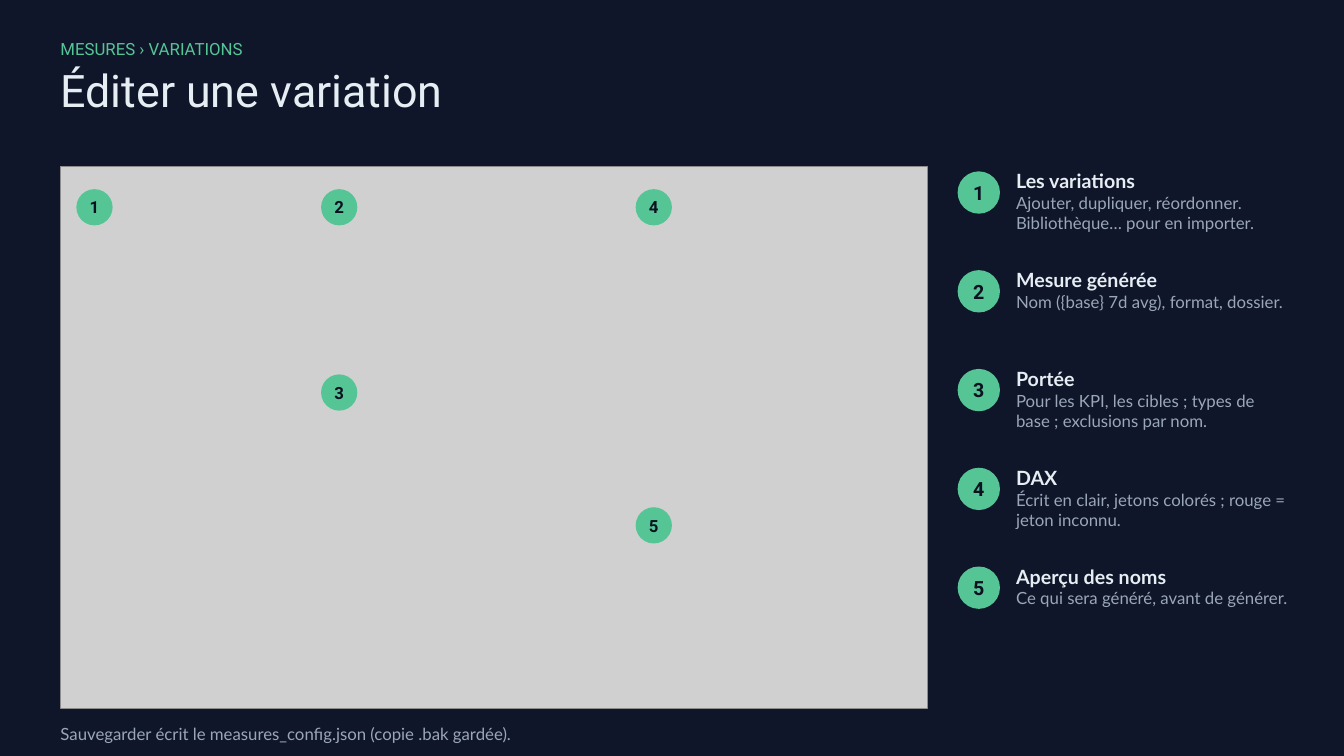
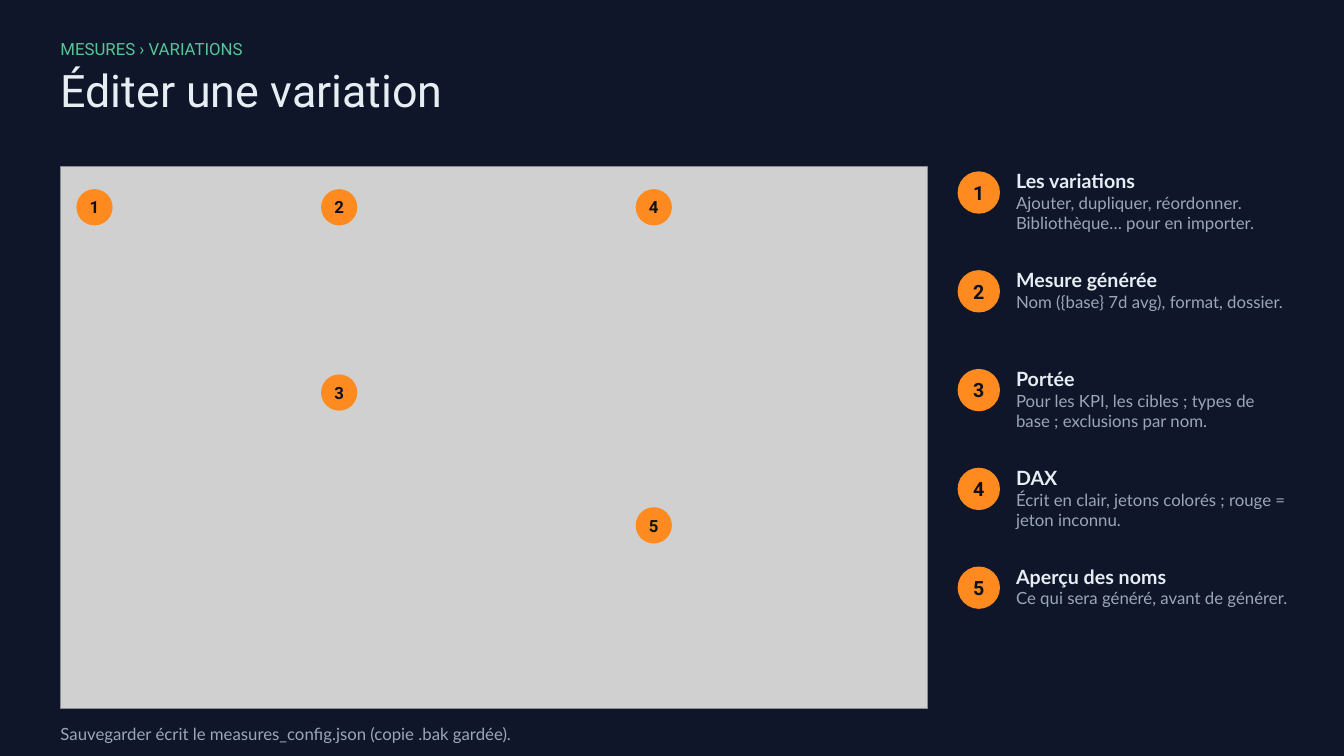
Before and after one commit to Madein1987/PBIdouille, a slide deck: slide 9 of docs/PBIdouille - Guide de demarrage rapide.pptx. Drawn at 1344x756 pixels with LibreOffice and Linux fonts; fonts in the diff are those of the drawing; grey boxes stand for pictures. Boxes give left, top, right and bottom in pixels: in the first picture for what was removed or moved away, otherwise in the second. Text is boxed around its words. In the diff, an @@ line names an element or a change of style, - is before the commit and + after.

```diff
--- a/docs/PBIdouille - Guide de demarrage rapide.pptx
+++ b/docs/PBIdouille - Guide de demarrage rapide.pptx
@@ fill #56C596 to #FF8A1F in 10 elements at box(77, 190, 113, 226), box(322, 190, 358, 226), box(322, 374, 358, 410), box(636, 190, 673, 226), box(636, 507, 673, 543), box(958, 171, 1000, 214), box(958, 270, 1000, 313), box(958, 369, 1000, 411), box(958, 468, 1000, 510), box(958, 567, 1000, 609) @@
```
Also in this commit, not shown: 5 other slides changed, 24 other files.
